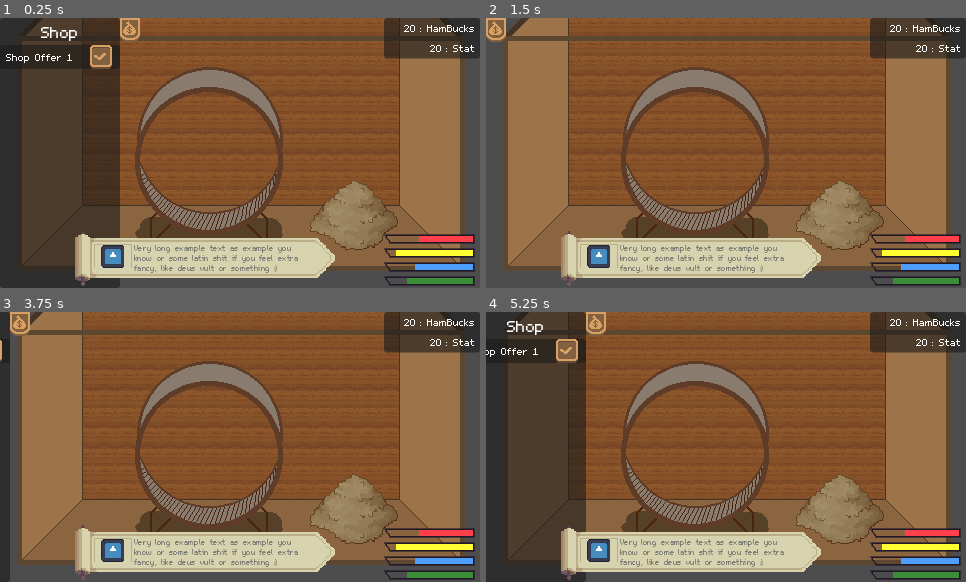
Above: before the commit, frames 1-4 (two rows, left to right).
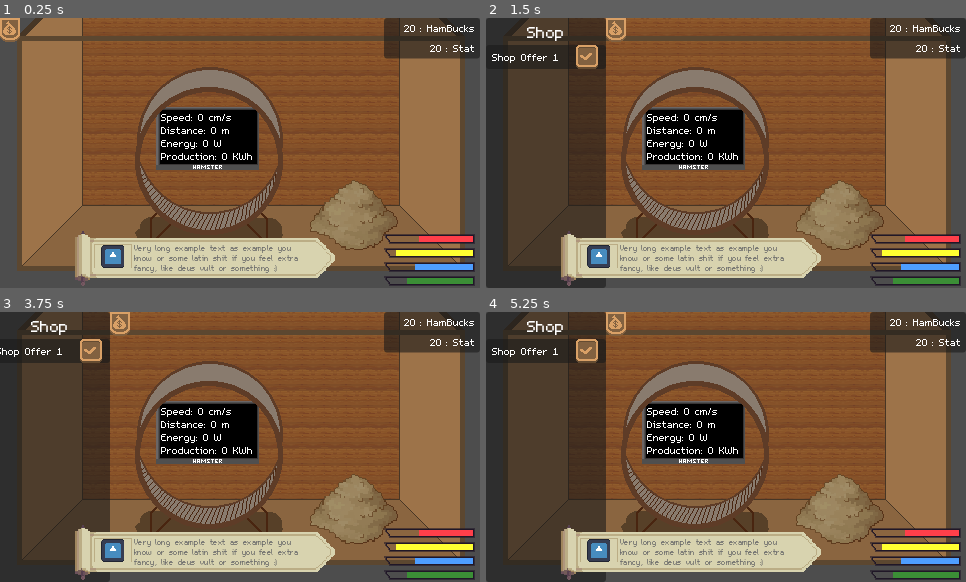
Above: after the commit, the same moments.

Repository: Nasjakii/very-serious-game-jam
Game: Godot game, scene res://main.tscn
The game is run twice, just before and just after one commit, with the same random seed, the same clock (stepped at 60 frames per second) and the same inputs. The engine's default icon, where the game draws it, is replaced by a stand-in: a white triangle on a blue panel in a dark square.
Inputs (mouse positions are in pixels of both pictures, inside the frame that each line leads up to; where the layout moved, square brackets give the same spot in the first picture):
- Up to frame 1 (0.25 s): no input
- Up to frame 2 (1.5 s): click (495, 28) [620, 28] at 0.5 s; click (586, 55) at 1.27 s
- Up to frame 3 (3.75 s): click (134, 322) [9, 322] at 2 s; click (100, 349) at 2.77 s; click (9, 322) [134, 322] at 3.5 s
- Up to frame 4 (5.25 s): click (586, 349) at 4.27 s; tap Enter at 5 s

The runs differ from the first frame. In frame 1, 29% of the frame differs, in the area x 0-54%, y 0-100%; in frame 2, 29%; in frame 3, 25%; in frame 4, 9.6%.

Commit message:
Background Screen

Diff:
--- /dev/null
+++ b/GameObjects/wheel.gd
@@ -0,0 +1 @@
+extends Node2D
--- /dev/null
+++ b/GameObjects/wheel.tscn
@@ -0,0 +1,62 @@
+[gd_scene format=3 uid="uid://b0k413t7a7hr4"]
+
+[ext_resource type="Script" uid="uid://bfb34gs8ux2mp" path="res://GameObjects/wheel.gd" id="1_bx1x2"]
+[ext_resource type="Texture2D" uid="uid://crt7cm15ut6b4" path="res://Assets/WheelShadow.png" id="2_a4pml"]
+[ext_resource type="Texture2D" uid="uid://bi0277xlx3r3m" path="res://Assets/workout_display.png" id="3_6eiq6"]
+[ext_resource type="FontFile" uid="uid://blrhywbdtuxc1" path="res://Fonts/m5x7.ttf" id="4_a4pml"]
+[ext_resource type="Texture2D" uid="uid://d3iswcexa5ivi" path="res://Assets/wheel.png" id="4_r2pkp"]
+
+[sub_resource type="AtlasTexture" id="AtlasTexture_vivmo"]
+atlas = ExtResource("4_r2pkp")
+region = Rect2(0, 0, 148, 180)
+
+[sub_resource type="AtlasTexture" id="AtlasTexture_2cqfq"]
+atlas = ExtResource("4_r2pkp")
+region = Rect2(148, 0, 148, 180)
+
+[sub_resource type="AtlasTexture" id="AtlasTexture_yaehf"]
+atlas = ExtResource("4_r2pkp")
+region = Rect2(296, 0, 148, 180)
+
+[sub_resource type="SpriteFrames" id="SpriteFrames_074og"]
+animations = [{
+"frames": [{
+"duration": 1.0,
+"texture": SubResource("AtlasTexture_vivmo")
+}, {
+"duration": 1.0,
+"texture": SubResource("AtlasTexture_2cqfq")
+}, {
+"duration": 1.0,
+"texture": SubResource("AtlasTexture_yaehf")
+}],
+"loop": true,
+"name": &"default",
+"speed": 15.0
+}]
+
+[node name="Wheel" type="Node2D" unique_id=1378031939]
+script = ExtResource("1_bx1x2")
+
+[node name="WheelShadowSprite2D" type="Sprite2D" parent="." unique_id=1878873601]
+position = Vector2(0, 82)
+texture = ExtResource("2_a4pml")
+
+[node name="WheelDisplay" type="Sprite2D" parent="." unique_id=51203027]
+position = Vector2(-1, -17)
+texture = ExtResource("3_6eiq6")
+
+[node name="RichTextLabel" type="RichTextLabel" parent="WheelDisplay" unique_id=101253372]
+offset_left = -47.0
+offset_top = -29.0
+offset_right = 47.0
+offset_bottom = 29.0
+theme_override_fonts/normal_font = ExtResource("4_a4pml")
+text = "Speed: 0 cm/s
+Distance: 0 m
+Energy: 0 W
+Production: 0 KWh"
+
+[node name="WheelSprite2D" type="AnimatedSprite2D" parent="." unique_id=1730781370]
+sprite_frames = SubResource("SpriteFrames_074og")
+frame_progress = 0.60752857
--- a/UI/ui.gd
+++ b/UI/ui.gd
@@ -2,7 +2,7 @@
 
 @export var shop: Control
 
-var shop_open = true
+var shop_open = false
 
 
 func _input(event: InputEvent) -> void:
--- a/main.tscn
+++ b/main.tscn
@@ -2,8 +2,7 @@
 
 [ext_resource type="Texture2D" uid="uid://beb6pk7vuipxv" path="res://Assets/box.png" id="1_ig7tw"]
 [ext_resource type="Texture2D" uid="uid://dfr8jiumbwxv0" path="res://Assets/box-border.png" id="2_0xm2m"]
-[ext_resource type="Texture2D" uid="uid://d3iswcexa5ivi" path="res://Assets/wheel.png" id="3_h2yge"]
-[ext_resource type="Texture2D" uid="uid://crt7cm15ut6b4" path="res://Assets/WheelShadow.png" id="4_1bvp3"]
+[ext_resource type="PackedScene" uid="uid://b0k413t7a7hr4" path="res://GameObjects/wheel.tscn" id="3_w48qg"]
 [ext_resource type="Texture2D" uid="uid://cxtwstoyfdlhq" path="res://Assets/hay.png" id="5_lquwl"]
 [ext_resource type="Script" uid="uid://ci32r4dmbrow6" path="res://UI/ui.gd" id="6_5vw27"]
 [ext_resource type="Texture2D" uid="uid://bdvqsdoagl1ii" path="res://Assets/texture_bar_base.png" id="6_7mycd"]
@@ -16,35 +15,6 @@
 [ext_resource type="Texture2D" uid="uid://ccpyjscm1w25e" path="res://Assets/dialog_banner.png" id="14_w48qg"]
 [ext_resource type="Texture2D" uid="uid://snxbbmisfd3a" path="res://Assets/icon.svg" id="15_vivmo"]
 
-[sub_resource type="AtlasTexture" id="AtlasTexture_vivmo"]
-atlas = ExtResource("3_h2yge")
-region = Rect2(0, 0, 148, 180)
-
-[sub_resource type="AtlasTexture" id="AtlasTexture_2cqfq"]
-atlas = ExtResource("3_h2yge")
-region = Rect2(148, 0, 148, 180)
-
-[sub_resource type="AtlasTexture" id="AtlasTexture_yaehf"]
-atlas = ExtResource("3_h2yge")
-region = Rect2(296, 0, 148, 180)
-
-[sub_resource type="SpriteFrames" id="SpriteFrames_074og"]
-animations = [{
-"frames": [{
-"duration": 1.0,
-"texture": SubResource("AtlasTexture_vivmo")
-}, {
-"duration": 1.0,
-"texture": SubResource("AtlasTexture_2cqfq")
-}, {
-"duration": 1.0,
-"texture": SubResource("AtlasTexture_yaehf")
-}],
-"loop": true,
-"name": &"default",
-"speed": 15.0
-}]
-
 [node name="Main" type="Node2D" unique_id=1585207466]
 
 [node name="Box" type="Node2D" parent="." unique_id=114894614]
@@ -58,16 +28,8 @@
 
 [node name="Interior" type="Node2D" parent="." unique_id=1927714804]
 
-[node name="Wheel" type="Node2D" parent="Interior" unique_id=477201562]
+[node name="Wheel" parent="Interior" unique_id=1378031939 instance=ExtResource("3_w48qg")]
 position = Vector2(209, 138)
-
-[node name="WheelShadowSprite2D" type="Sprite2D" parent="Interior/Wheel" unique_id=132449696]
-position = Vector2(0, 82)
-texture = ExtResource("4_1bvp3")
-
-[node name="WheelSprite2D" type="AnimatedSprite2D" parent="Interior/Wheel" unique_id=1205432542]
-sprite_frames = SubResource("SpriteFrames_074og")
-frame_progress = 0.9658752
 
 [node name="Hay" type="Node2D" parent="Interior" unique_id=1948476970]
 position = Vector2(354, 198)
@@ -176,6 +138,8 @@
 anchors_preset = 15
 anchor_right = 1.0
 anchor_bottom = 1.0
+offset_left = -120.0
+offset_right = -120.0
 grow_horizontal = 2
 grow_vertical = 2
 script = ExtResource("9_4c57u")
Binary file added: Assets/workout_display.aseprite
Binary file added: Assets/workout_display.png
Not shown, added: Assets/workout_display.png.import
Not shown, added: GameObjects/wheel.gd.uid
